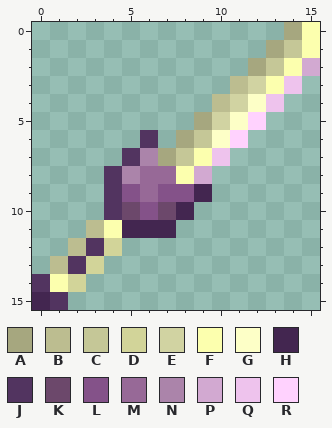
Pixel-art sprite -- assets/minecraft/textures/sea/weapons/df_weapons/katanas/shulker.png. The picture above was drawn from the file before the commit.
The file is 16x16 pixels. Colours within 5 levels of each other are drawn and written as one.
Palette (. is transparent): A #a6a77f  B #bcbd90  C #c5c797  D #d2d499  E #d1d3a2  F #fcffae  G #fdffc7  H #432650  J #523460  K #6c486b  L #845289  M #976997  N #ab84aa  P #d2a9d1  Q #eec3ed  R #ffd2fe
Pixels before, first column x 0:
 0 ..............AF
 1 .............ACF
 2 ............ACFP
 3 ...........BEFQ.
 4 ..........BEGQ..
 5 .........AEGR...
 6 ......J.ACGR....
 7 .....JNACFQ.....
 8 ....JNMMFP......
 9 ....JLMLLH......
10 ....JKLKH.......
11 ...BFHHH........
12 ..BJD...........
13 .BJD............
14 JFD.............
15 HJ..............
Once edited:
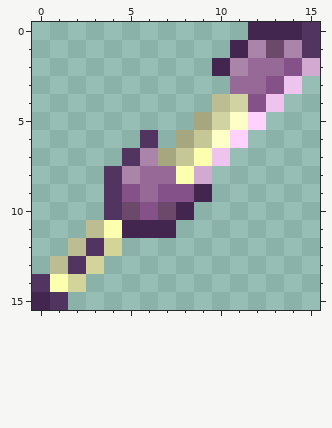
Commit message: shulker fresh cut
Edits made:
Changed rows in their new state; - is an unchanged pixel.
first column x 10:
 0 --HHHJ
 1 -HNKNJ
 2 HNMML-
 3 -MML--
 4 --L---
Changed places in both pictures, as pixel boxes (x1, y1, x2, y2):
changed: (212, 22, 320, 112)
